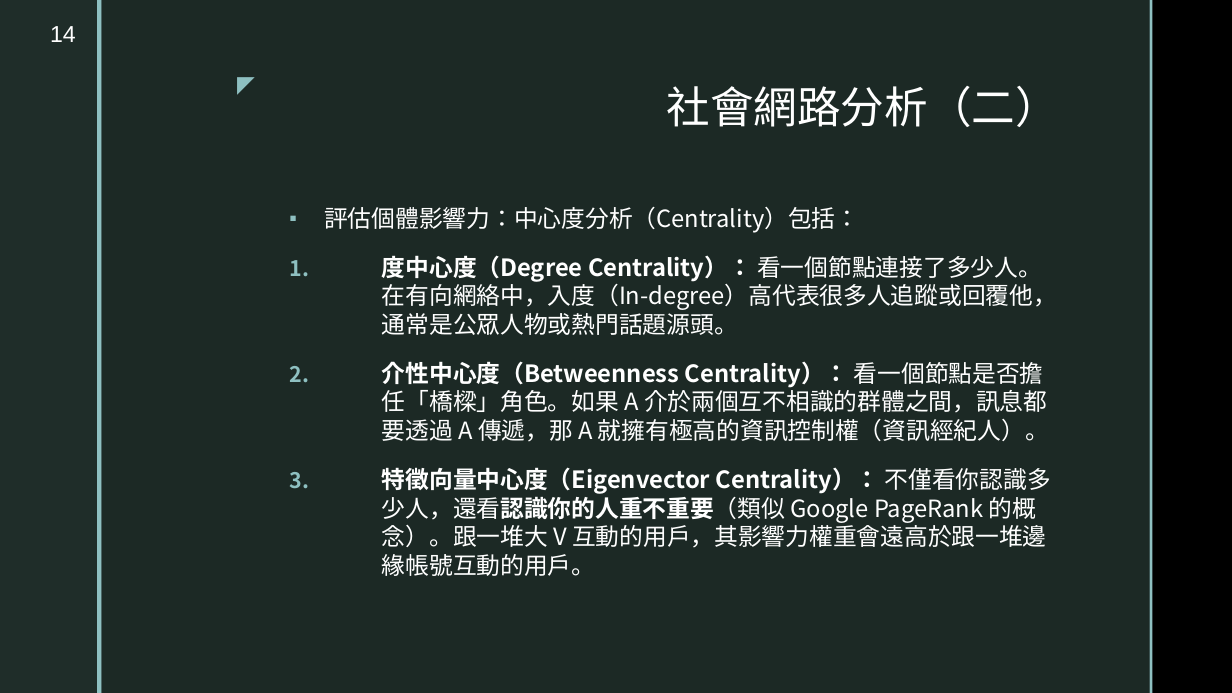
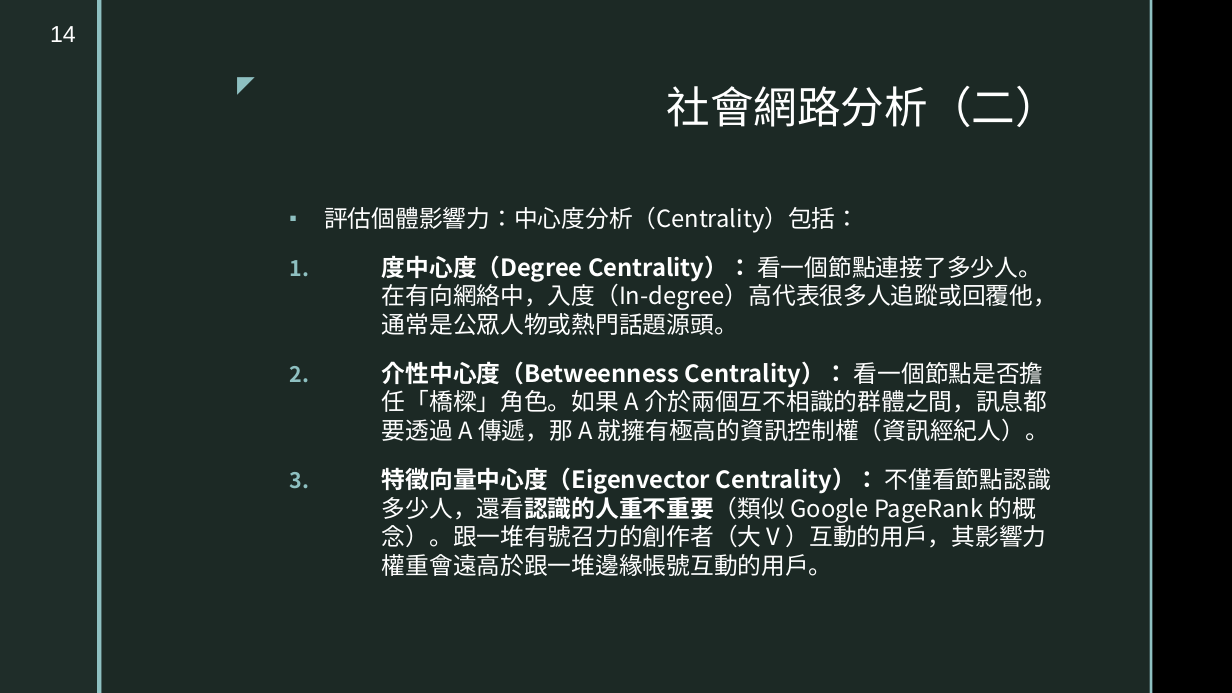
Before and after one commit to TsaiChiahung/PublicOpinion2026, a slide deck: slide 14 of 投影片/民意與調查Week12.pptx. Drawn at 1232x693 pixels with LibreOffice and Linux fonts; fonts in the diff are those of the drawing; background and template pictures are left out. Boxes give left, top, right and bottom in pixels: in the first picture for what was removed or moved away, otherwise in the second. Text is boxed around its words. In the diff, an @@ line names an element or a change of style, - is before the commit and + after.

```diff
--- a/投影片/民意與調查Week12.pptx
+++ b/投影片/民意與調查Week12.pptx
@@ text at box(382, 467, 1051, 576): text changed @@
-3. 特徵向量中心度（Eigenvector Centrality）： 不僅看你認識多少人，還看認識你的人重不重要（類似 Google PageRank 的概念）。跟一堆大 V 互動的用戶，其影響力權重會遠高於跟一堆邊緣帳號互動的用戶。
+3. 特徵向量中心度（Eigenvector Centrality）： 不僅看節點認識多少人，還看認識的人重不重要（類似 Google PageRank 的概念）。跟一堆有號召力的創作者（大 V ）互動的用戶，其影響力權重會遠高於跟一堆邊緣帳號互動的用戶。
```
Also in this commit, not shown: 2 other slides changed.
